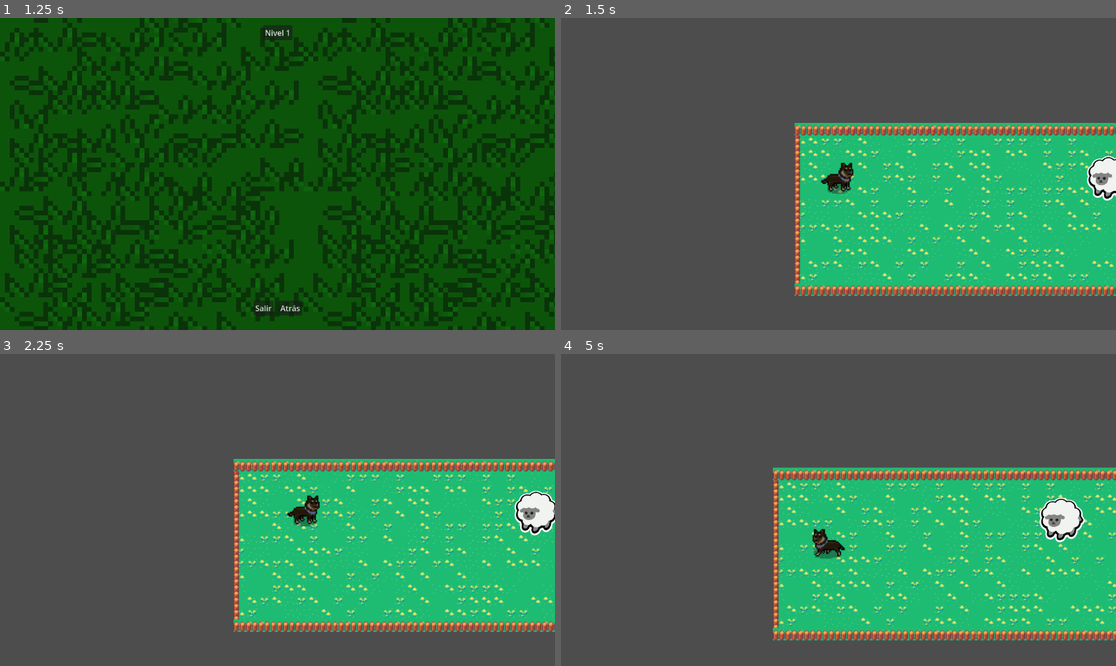
Above: before the commit, frames 1-4 (two rows, left to right).
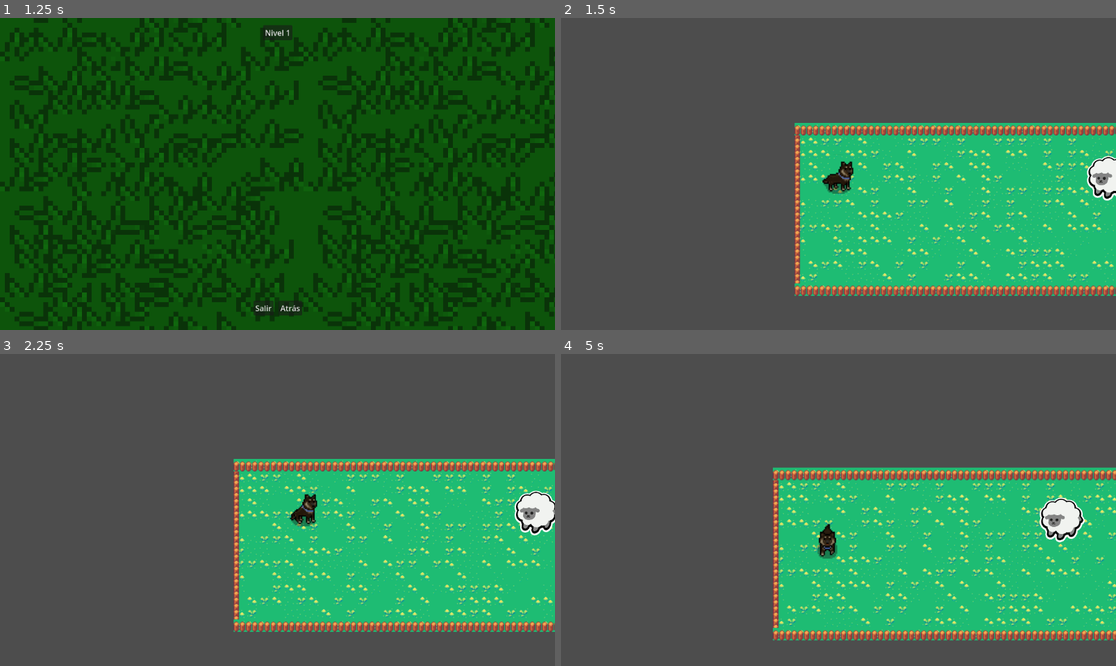
Above: after the commit, the same moments.

Repository: DiegoRutolo/PastorInu
Game: Godot game, scene res://escenas/ui/main_menu.tscn
Two runs of this game, one before a commit and one after it. Both use one fixed random seed, a clock stepped at 60 frames per second and the inputs below.
Inputs (mouse positions are in pixels of both pictures, inside the frame that each line leads up to):
- Up to frame 1 (1.25 s): click "Niveles" at 0.5 s
- Up to frame 2 (1.5 s): click "Nivel 1" at 1.25 s
- Up to frame 3 (2.25 s): move the mouse to (399, 494) at 2.02 s; hold Right mouse button (right_click) from 2.03 s (still down)
- Up to frame 4 (5 s): move the mouse to (727, 525) at 2.77 s; release Right mouse button (right_click) at 2.78 s; right-click (727, 525) at 2.85 s; move the mouse to (894, 441) at 3.52 s; hold Right mouse button (right_click) 3.53-4.28 s; move the mouse to (810, 572) at 4.27 s; right-click (810, 572) at 4.35 s

Frame 1 is identical in both runs. In frame 2, 0.1% of the frame differs, in the area x 46-53%, y 45-55%; in frame 3, 0.3%; in frame 4, 0.4%, in the area x 45-52%, y 54-66%.

Commit message:
Añadiendo arbol de animaciones

Diff:
--- a/escenas/actores/player/player.gd
+++ b/escenas/actores/player/player.gd
@@ -60,26 +60,20 @@
 	mover()
 
 func mover():
+	$AnimationTree.set("parameters/walk/blend_position", velocity)
+	var state_machine: AnimationNodeStateMachinePlayback = $AnimationTree.get("parameters/playback")
+
 	if movimineto == Movimiento.QUIETO:
 		velocity = Vector2.ZERO
+		state_machine.travel("sit")
 	elif movimineto == Movimiento.ANDAR:
 		velocity = position.direction_to(target_pos) * VEL_ANDAR
+		state_machine.travel("walk")
 	elif movimineto == Movimiento.CORRER:
 		velocity = position.direction_to(target_pos) * VEL_CORRER
+		state_machine.travel("walk")
 	elif movimineto == Movimiento.SPRINT:
 		velocity = position.direction_to(target_pos) * VEL_SPRINT
-
-	# Animación
-	#$AnimatedSprite2D.stop()
-	if velocity == Vector2.ZERO:
-		$AnimatedSprite2D.play("sit")
-	elif velocity.angle() < ARRIBA_DERECHA and velocity.angle() > ARRIBA_IZQUIERDA:
-		$AnimatedSprite2D.play("walk_up")
-	elif velocity.angle() > ABAJO_DERECHA and velocity.angle() < ABAJO_IZQUIERDA:
-		$AnimatedSprite2D.play("walk_down")
-	elif velocity.angle() >= ARRIBA_DERECHA and velocity.angle() <= ABAJO_DERECHA:
-		$AnimatedSprite2D.play("walk_right")
-	elif velocity.angle() >= ABAJO_IZQUIERDA or velocity.angle() <= ARRIBA_IZQUIERDA:
-		$AnimatedSprite2D.play("walk_left")
+		state_machine.travel("walk")
 
 	move_and_slide()
--- a/escenas/actores/player/player.tscn
+++ b/escenas/actores/player/player.tscn
@@ -1,9 +1,192 @@
-[gd_scene load_steps=4 format=3 uid="uid://q3b60mdcw7au"]
+[gd_scene load_steps=25 format=3 uid="uid://q3b60mdcw7au"]
 
 [ext_resource type="Script" path="res://escenas/actores/player/player.gd" id="1_8a0am"]
 [ext_resource type="SpriteFrames" uid="uid://b0uxgj4hqx8ac" path="res://assets/sprites/dogs/SpriteFrames_dog_1.tres" id="2_wouoj"]
+[ext_resource type="Texture2D" uid="uid://cxxs0c0ycam5q" path="res://assets/sprites/dogs/spritesheet_perros_2.png" id="3_5drt3"]
 
 [sub_resource type="CircleShape2D" id="CircleShape2D_bt775"]
+
+[sub_resource type="Animation" id="Animation_jyocu"]
+length = 0.001
+tracks/0/type = "value"
+tracks/0/imported = false
+tracks/0/enabled = true
+tracks/0/path = NodePath("Sprite2D:frame")
+tracks/0/interp = 1
+tracks/0/loop_wrap = true
+tracks/0/keys = {
+"times": PackedFloat32Array(0),
+"transitions": PackedFloat32Array(1),
+"update": 1,
+"values": [65]
+}
+
+[sub_resource type="Animation" id="Animation_l61tv"]
+resource_name = "walk_right"
+length = 0.8
+loop_mode = 1
+step = 0.2
+tracks/0/type = "value"
+tracks/0/imported = false
+tracks/0/enabled = true
+tracks/0/path = NodePath("Sprite2D:frame")
+tracks/0/interp = 1
+tracks/0/loop_wrap = true
+tracks/0/keys = {
+"times": PackedFloat32Array(0, 0.2, 0.4, 0.6),
+"transitions": PackedFloat32Array(1, 1, 1, 1),
+"update": 1,
+"values": [16, 17, 18, 19]
+}
+
+[sub_resource type="Animation" id="Animation_1fo42"]
+resource_name = "walk_left"
+length = 0.8
+loop_mode = 1
+step = 0.2
+tracks/0/type = "value"
+tracks/0/imported = false
+tracks/0/enabled = true
+tracks/0/path = NodePath("Sprite2D:frame")
+tracks/0/interp = 1
+tracks/0/loop_wrap = true
+tracks/0/keys = {
+"times": PackedFloat32Array(0, 0.2, 0.4, 0.6),
+"transitions": PackedFloat32Array(1, 1, 1, 1),
+"update": 1,
+"values": [40, 41, 42, 43]
+}
+
+[sub_resource type="Animation" id="Animation_rtww1"]
+resource_name = "walk_up"
+length = 0.8
+loop_mode = 1
+step = 0.2
+tracks/0/type = "value"
+tracks/0/imported = false
+tracks/0/enabled = true
+tracks/0/path = NodePath("Sprite2D:frame")
+tracks/0/interp = 1
+tracks/0/loop_wrap = true
+tracks/0/keys = {
+"times": PackedFloat32Array(0, 0.2, 0.4, 0.6),
+"transitions": PackedFloat32Array(1, 1, 1, 1),
+"update": 1,
+"values": [28, 29, 30, 31]
+}
+
+[sub_resource type="Animation" id="Animation_3sni7"]
+resource_name = "walk_down"
+length = 0.8
+loop_mode = 1
+step = 0.2
+tracks/0/type = "value"
+tracks/0/imported = false
+tracks/0/enabled = true
+tracks/0/path = NodePath("Sprite2D:frame")
+tracks/0/interp = 1
+tracks/0/loop_wrap = true
+tracks/0/keys = {
+"times": PackedFloat32Array(0, 0.2, 0.4, 0.6),
+"transitions": PackedFloat32Array(1, 1, 1, 1),
+"update": 1,
+"values": [4, 5, 6, 7]
+}
+
+[sub_resource type="Animation" id="Animation_r24i2"]
+resource_name = "levanta"
+length = 0.4
+tracks/0/type = "value"
+tracks/0/imported = false
+tracks/0/enabled = true
+tracks/0/path = NodePath("Sprite2D:frame")
+tracks/0/interp = 1
+tracks/0/loop_wrap = true
+tracks/0/keys = {
+"times": PackedFloat32Array(0, 0.1, 0.2, 0.3),
+"transitions": PackedFloat32Array(1, 1, 1, 1),
+"update": 1,
+"values": [67, 66, 65, 64]
+}
+
+[sub_resource type="Animation" id="Animation_t4gq0"]
+resource_name = "sit"
+length = 0.4
+tracks/0/type = "value"
+tracks/0/imported = false
+tracks/0/enabled = true
+tracks/0/path = NodePath("Sprite2D:frame")
+tracks/0/interp = 1
+tracks/0/loop_wrap = true
+tracks/0/keys = {
+"times": PackedFloat32Array(0, 0.1, 0.2, 0.3),
+"transitions": PackedFloat32Array(1, 1, 1, 1),
+"update": 1,
+"values": [64, 65, 66, 67]
+}
+
+[sub_resource type="AnimationLibrary" id="AnimationLibrary_psahe"]
+_data = {
+"RESET": SubResource("Animation_jyocu"),
+"levanta": SubResource("Animation_r24i2"),
+"sit": SubResource("Animation_t4gq0"),
+"walk_down": SubResource("Animation_3sni7"),
+"walk_left": SubResource("Animation_1fo42"),
+"walk_right": SubResource("Animation_l61tv"),
+"walk_up": SubResource("Animation_rtww1")
+}
+
+[sub_resource type="AnimationNodeAnimation" id="AnimationNodeAnimation_qwmk0"]
+animation = &"levanta"
+
+[sub_resource type="AnimationNodeAnimation" id="AnimationNodeAnimation_hwsdl"]
+animation = &"sit"
+
+[sub_resource type="AnimationNodeAnimation" id="AnimationNodeAnimation_p4obw"]
+animation = &"walk_left"
+
+[sub_resource type="AnimationNodeAnimation" id="AnimationNodeAnimation_8yojn"]
+animation = &"walk_right"
+
+[sub_resource type="AnimationNodeAnimation" id="AnimationNodeAnimation_mfr81"]
+animation = &"walk_down"
+
+[sub_resource type="AnimationNodeAnimation" id="AnimationNodeAnimation_073td"]
+animation = &"walk_up"
+
+[sub_resource type="AnimationNodeBlendSpace2D" id="AnimationNodeBlendSpace2D_40iny"]
+blend_point_0/node = SubResource("AnimationNodeAnimation_p4obw")
+blend_point_0/pos = Vector2(-1, 0)
+blend_point_1/node = SubResource("AnimationNodeAnimation_8yojn")
+blend_point_1/pos = Vector2(1, 0)
+blend_point_2/node = SubResource("AnimationNodeAnimation_mfr81")
+blend_point_2/pos = Vector2(0, 1)
+blend_point_3/node = SubResource("AnimationNodeAnimation_073td")
+blend_point_3/pos = Vector2(0, -1)
+blend_mode = 1
+
+[sub_resource type="AnimationNodeStateMachineTransition" id="AnimationNodeStateMachineTransition_3faar"]
+switch_mode = 2
+
+[sub_resource type="AnimationNodeStateMachineTransition" id="AnimationNodeStateMachineTransition_qbo45"]
+switch_mode = 2
+
+[sub_resource type="AnimationNodeStateMachineTransition" id="AnimationNodeStateMachineTransition_fm0l0"]
+
+[sub_resource type="AnimationNodeStateMachineTransition" id="AnimationNodeStateMachineTransition_moifw"]
+advance_mode = 2
+
+[sub_resource type="AnimationNodeStateMachine" id="AnimationNodeStateMachine_3jdr6"]
+states/End/position = Vector2(753, 173)
+states/Start/position = Vector2(196, 173)
+states/levanta/node = SubResource("AnimationNodeAnimation_qwmk0")
+states/levanta/position = Vector2(406, 90)
+states/sit/node = SubResource("AnimationNodeAnimation_hwsdl")
+states/sit/position = Vector2(406, 253)
+states/walk/node = SubResource("AnimationNodeBlendSpace2D_40iny")
+states/walk/position = Vector2(567, 173)
+transitions = ["walk", "sit", SubResource("AnimationNodeStateMachineTransition_3faar"), "levanta", "walk", SubResource("AnimationNodeStateMachineTransition_qbo45"), "sit", "levanta", SubResource("AnimationNodeStateMachineTransition_fm0l0"), "Start", "sit", SubResource("AnimationNodeStateMachineTransition_moifw")]
+graph_offset = Vector2(0, 34.4426)
 
 [node name="Player" type="CharacterBody2D"]
 scale = Vector2(0.594793, 0.594793)
@@ -23,9 +206,23 @@
 drag_vertical_enabled = true
 
 [node name="AnimatedSprite2D" type="AnimatedSprite2D" parent="."]
-scale = Vector2(1, 1)
+visible = false
 sprite_frames = ExtResource("2_wouoj")
 animation = &"sit"
 autoplay = "sit"
-frame = 3
-frame_progress = 1.0
+
+[node name="Sprite2D" type="Sprite2D" parent="."]
+texture = ExtResource("3_5drt3")
+hframes = 12
+vframes = 9
+frame = 65
+
+[node name="AnimationPlayer" type="AnimationPlayer" parent="."]
+libraries = {
+"": SubResource("AnimationLibrary_psahe")
+}
+
+[node name="AnimationTree" type="AnimationTree" parent="."]
+tree_root = SubResource("AnimationNodeStateMachine_3jdr6")
+anim_player = NodePath("../AnimationPlayer")
+parameters/walk/blend_position = Vector2(0.521815, 0.118943)
